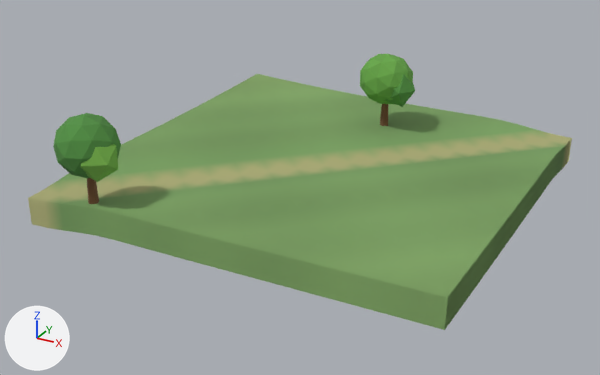
Renders of the glTF model client/public/models/chunks/3_-2.glb from each side of a commit.
One viewpoint serves both versions: a 50 mm lens placed at (131.3, -6.5, 22.9), pointed at (104.5, 42.3, -1.5). Arrows for +X, +Y and +Z are at lower left; the lights stay in place. The first picture is the older version. Vertices at exactly the same position are counted once.

Names of what the first picture shows: 'scenery', 'terrain'.
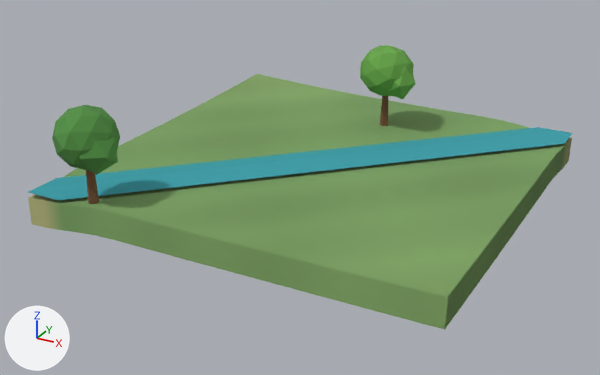
What changed in the scene script:
```text
Change me_scenery:
    used by ob_scenery; location = (0.0, 0.0, 0.0)
    remove me_scenery.from_pydata(...)  # 132 vertices, 240 faces; spans x 92.9..108.7, y 28.7..56.1, z -0.2..6.0
    add me_scenery.from_pydata(...)  # 140 vertices, 246 faces; spans x 90.0..120.0, y 28.7..60.0, z -0.2..6.7
    me_scenery part 1: the loose piece of 42 vertices spanning x 103.7..108.3, y 51.9..56.1, z 1.8..6.0 is moved by (0.0, 0.0, 0.7)
    me_scenery part 2: the loose piece of 12 vertices spanning x 105.7..108.7, y 52.1..54.9, z 2.2..4.8 is moved by (0.0, 0.0, 0.6)
    me_scenery part 3: the loose piece of 42 vertices spanning x 92.9..97.1, y 28.7..33.3, z 1.7..5.9 is moved by (0.0, 0.0, 0.6)
    me_scenery part 4: the loose piece of 12 vertices spanning x 94.8..97.6, y 29.0..32.0, z 2.0..4.7 is moved by (0.0, 0.0, 0.5)
    me_scenery part 5
    12 vertices are removed from x 94.8..106.2, y 30.8..54.2, z 3.0..3.1
    30 faces are deleted
    20 vertices are added at x 90.0..120.0, y 30.0..60.0, z -0.2..3.7
    36 new faces join them
```

Location of each change, (x1, y1, x2, y2) in pixels of the pictures (600 x 375 px; the box of a moved part takes in the faces that stretch with it):
'scenery', reshaped (50% wider)
    before: (53, 54, 415, 204)
    after: (29, 45, 572, 204)
part 1 of me_scenery, moved or reshaped
    before: (360, 54, 413, 104)
    after: (360, 45, 414, 96)
part 2 of me_scenery, moved or reshaped
    before: (384, 75, 415, 107)
    after: (384, 67, 416, 99)
part 3 of me_scenery, moved or reshaped
    before: (53, 113, 121, 179)
    after: (52, 105, 120, 170)
part 4 of me_scenery, moved or reshaped
    before: (81, 144, 118, 182)
    after: (80, 137, 118, 175)
part 5 of me_scenery, moved or reshaped (mostly hidden before)
    before: (87, 104, 388, 204)
    after: (29, 96, 572, 204)
